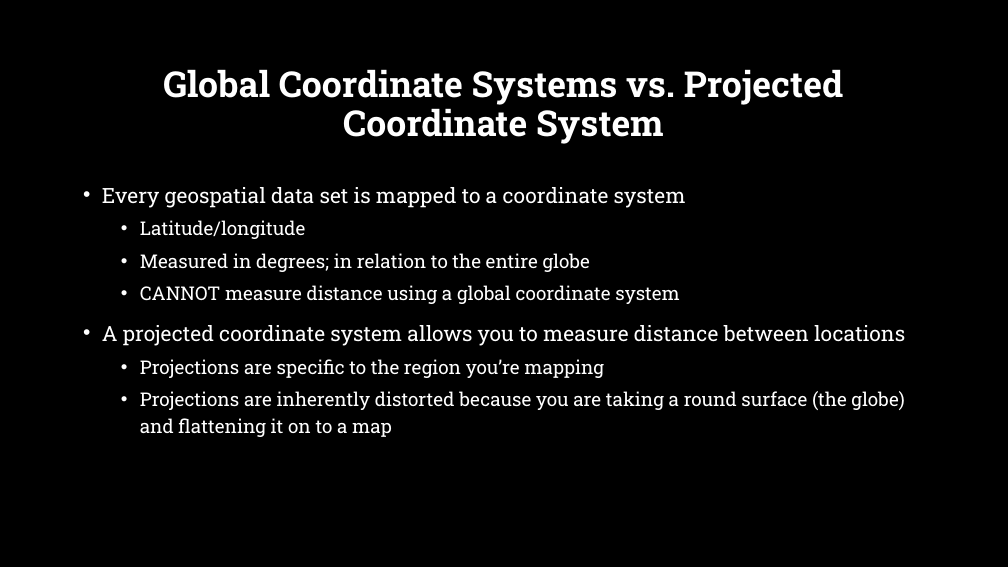
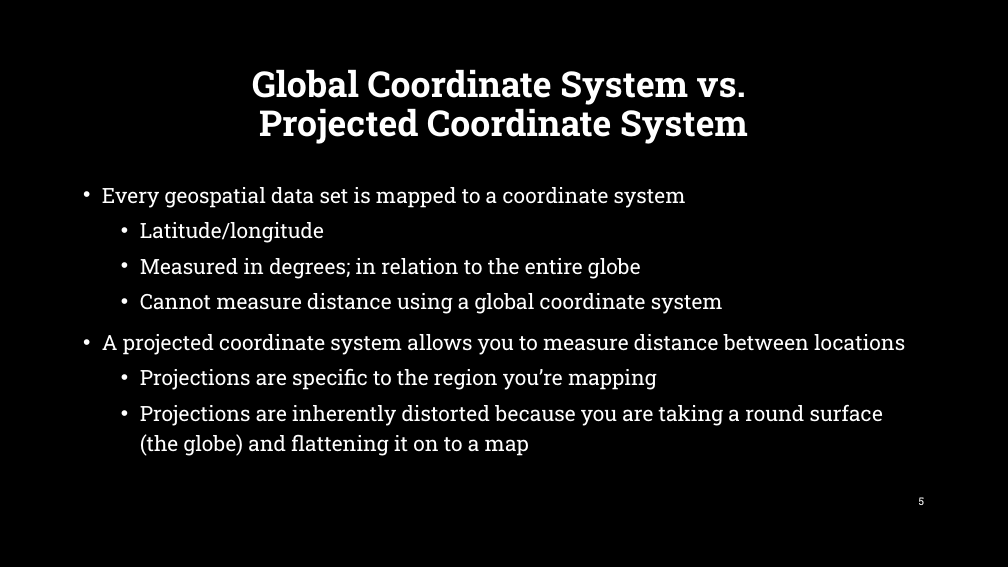
Before and after one commit to argunaw/r-ladies-mapping-tutorial, a slide deck: slide 5 of R Ladies Tutorial - Feb 2022 Meetup.pptx (slide 4 before the commit). Drawn at 1008x567 pixels with LibreOffice and Linux fonts; fonts in the diff are those of the drawing; background and template pictures are left out. Boxes give left, top, right and bottom in pixels: in the first picture for what was removed or moved away, otherwise in the second. Text is boxed around its words. In the diff, an @@ line names an element or a change of style, - is before the commit and + after.

```diff
--- a/R Ladies Tutorial - Feb 2022 Meetup.pptx
+++ b/R Ladies Tutorial - Feb 2022 Meetup.pptx
@@ title at [252,69,748,144]: text changed @@
-Global Coordinate Systems vs. Projected Coordinate System
+Global Coordinate System vs.
+Projected Coordinate System
@@ text at [140,222,883,456]: size 18 to 20 pt in "Latitude/longitude", "Measured in degrees; in relation to the ...", "Projections are specific to the region you’re ...", "Projections are inherently distorted because you are ..." @@
@@ text at [140,293,723,314]: text changed; size 18 to 20 pt @@
-  • CANNOT measure distance using a global coordinate system
+  • Cannot measure distance using a global coordinate system
@@ page number added at [919,497,925,505], 10 pt, text #FFFFFF @@
+5
```
Also in this commit, not shown: 14 other slides changed, 1 slide added.
